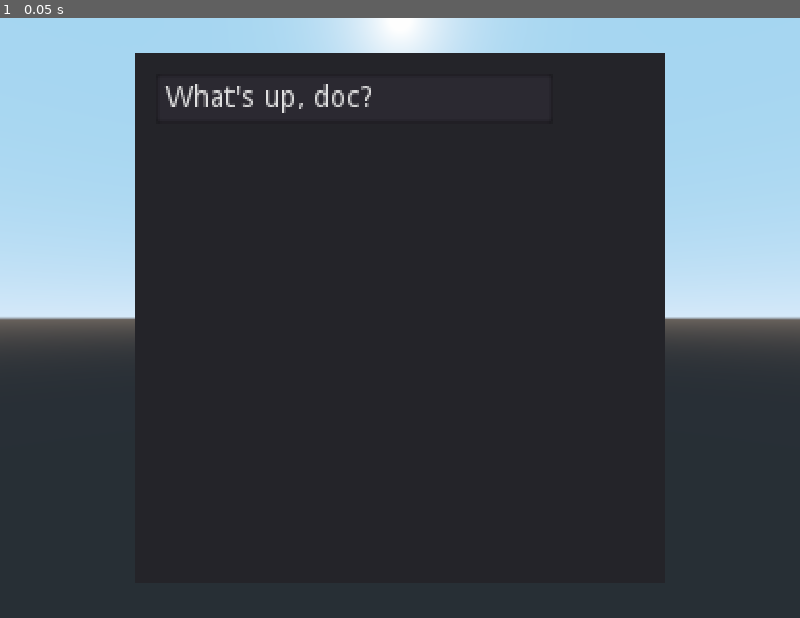
Above: before the commit, frame 1.
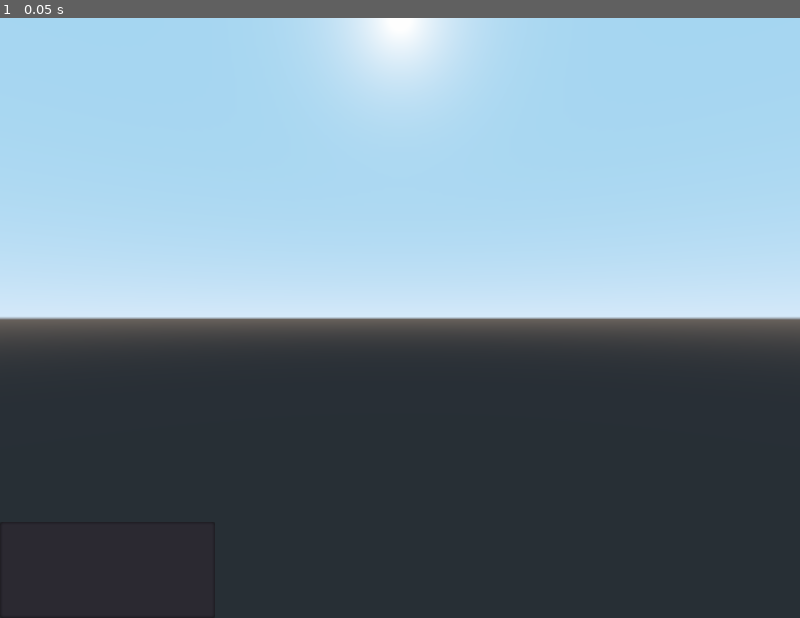
Above: after the commit, the same moment.

Repository: Jantho1990/Pseudo-3D-Layer-Test
Game: Godot game, scene res://_tests/SpeechBubbleScale/SpeechBubbleScaleTest.tscn
The game is run twice, just before and just after one commit, with the same random seed, the same clock (stepped at 60 frames per second) and the same inputs. This scene is started directly instead of the project's main scene.
Inputs:
- Up to frame 1 (0.05 s): no input

The runs differ from the first frame. In frame 1, 32% of the frame differs, in the area x 16-84%, y 5-55%.

Commit message:
using a simple control-based textbox

Diff:
--- a/_tests/SpeechBubbleScale/SpeechBubbleScaleTest.tscn
+++ b/_tests/SpeechBubbleScale/SpeechBubbleScaleTest.tscn
@@ -1,13 +1,23 @@
-[gd_scene load_steps=3 format=2]
+[gd_scene load_steps=2 format=2]
 
 [ext_resource path="res://_tests/SpeechBubbleScale/SpeechBubbleScaleTest.gd" type="Script" id=1]
-[ext_resource path="res://_tests/SpeechBubbleScale/TextEdit.tscn" type="PackedScene" id=2]
 
 [node name="SpeechBubbleScaleTest" type="Spatial"]
 script = ExtResource( 1 )
 
-[node name="TextEdit" parent="." instance=ExtResource( 2 )]
-
 [node name="Camera" type="Camera" parent="."]
 transform = Transform( 1, 0, 0, 0, 1, 0, 0, 0, 1, 0, 0, 1.61805 )
 current = true
+
+[node name="Control" type="Control" parent="."]
+anchor_right = 1.0
+anchor_bottom = 1.0
+__meta__ = {
+"_edit_use_anchors_": false
+}
+
+[node name="TextEdit" type="TextEdit" parent="Control"]
+anchor_top = 1.0
+anchor_bottom = 1.0
+margin_top = -77.0
+margin_right = 172.0
